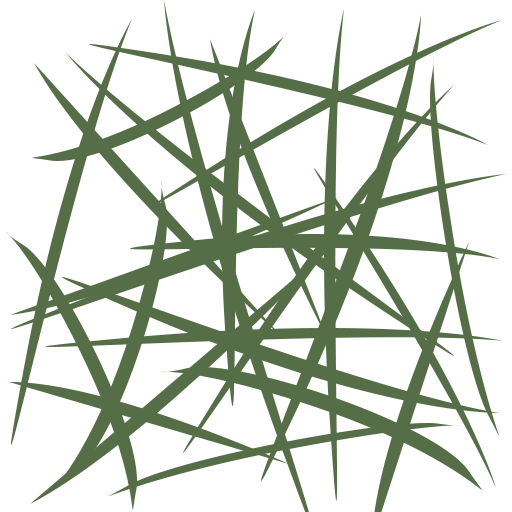
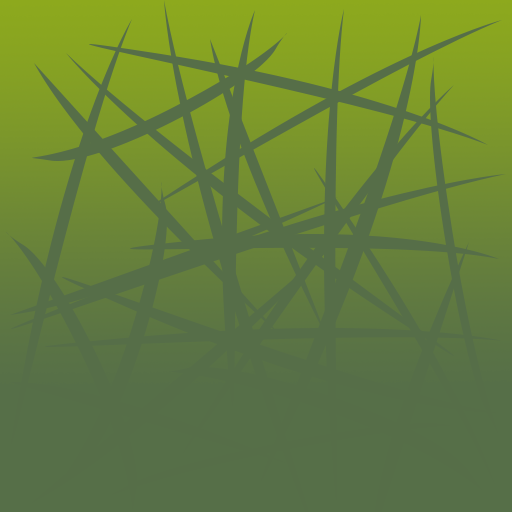
The second 512px x 512px image is a revision of the first. Changes to its layers:
painted on "Shape 1 copy 6" (1st of 2, in "Grass copy") over bbox(19, 224, 325, 327)
painted on "Shape 3" (1st of 2, in "Grass copy") over bbox(116, 35, 285, 147)
painted on "Shape 3 copy 2" (2nd of 2, in "Grass") over bbox(430, 89, 499, 435)
showed "Layer 1", painted on it over bbox(0, 0, 512, 512)
